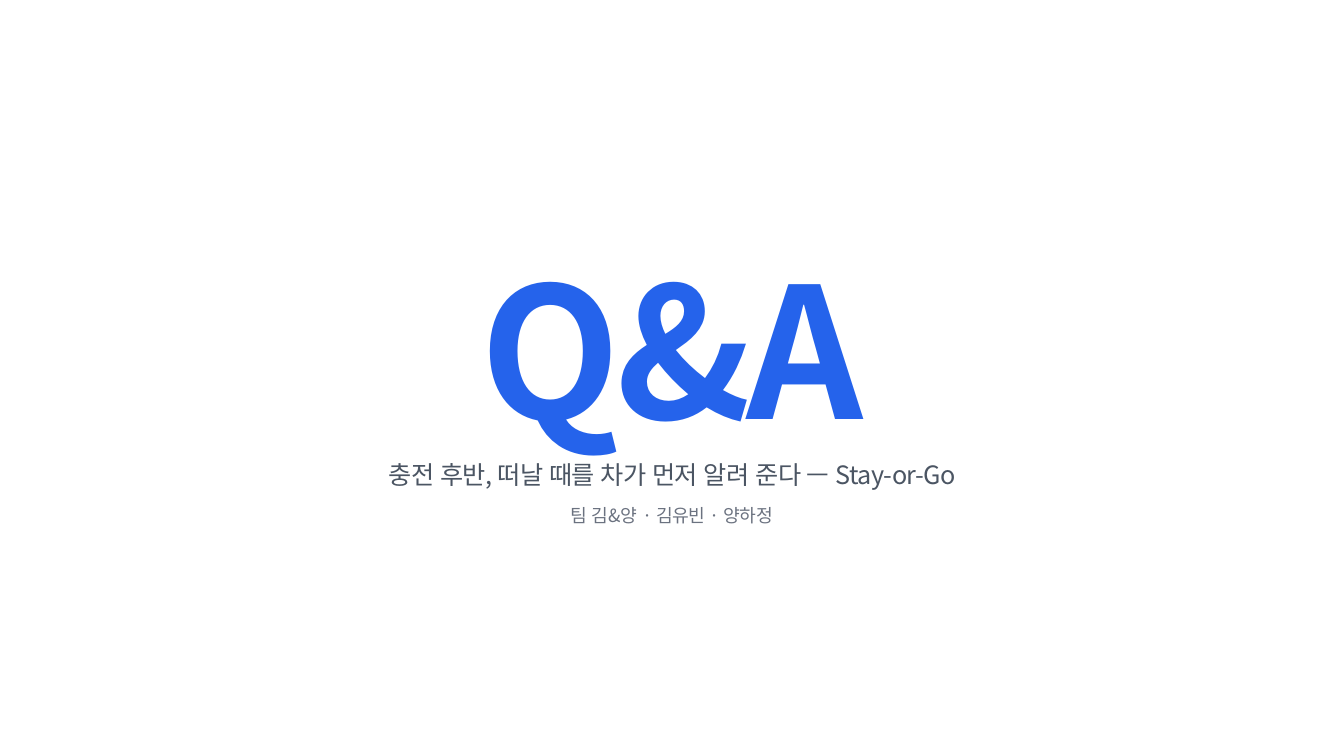
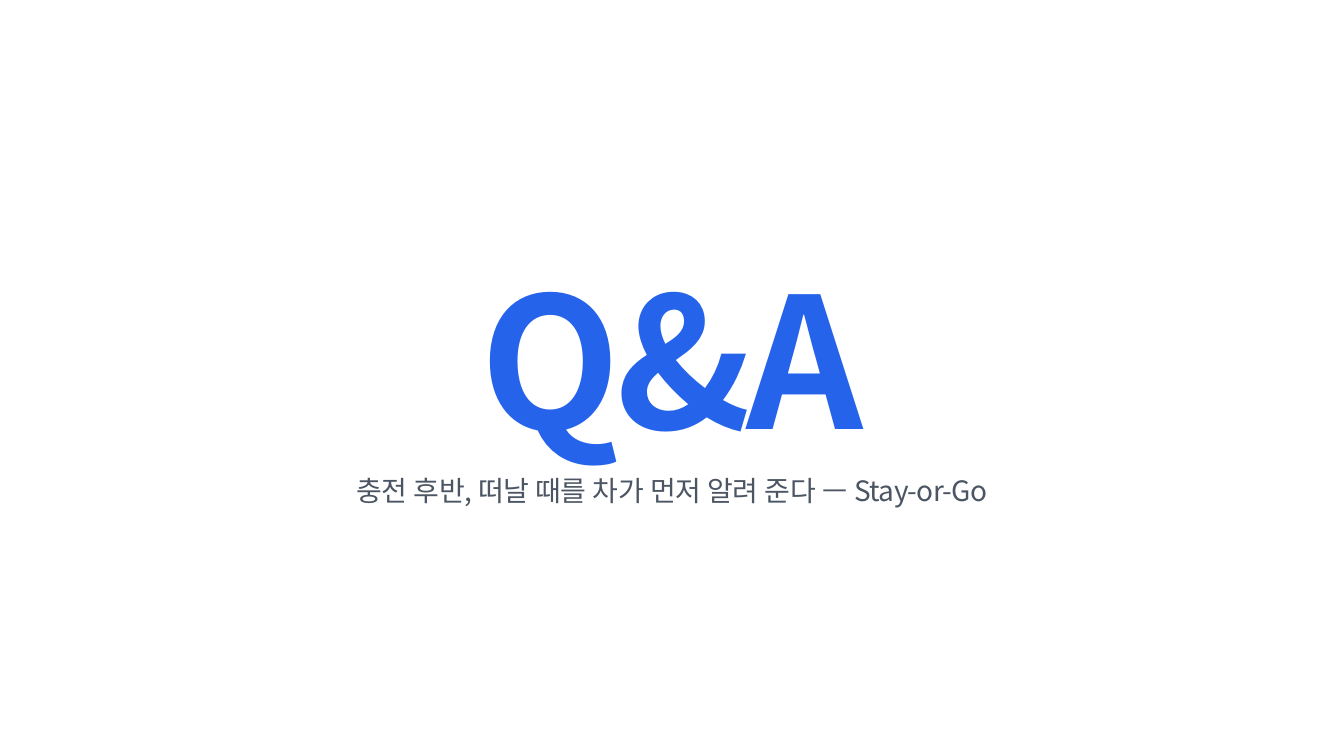
Before and after one commit to NL-Hackerton/Hyundai-Car-App-Challenge-2026, a slide deck: slide 14 of pt/대학생_김&양_Stay-or-Go.pptx. Drawn at 1344x756 pixels with LibreOffice and Linux fonts; fonts in the diff are those of the drawing; background and template pictures are left out. Boxes give left, top, right and bottom in pixels: in the first picture for what was removed or moved away, otherwise in the second. Text is boxed around its words. In the diff, an @@ line names an element or a change of style, - is before the commit and + after.

```diff
--- a/pt/대학생_김&양_Stay-or-Go.pptx
+++ b/pt/대학생_김&양_Stay-or-Go.pptx
@@ text "Q&A" rewrapped from [481, 281, 863, 464] to [481, 291, 863, 466] @@
@@ text "충전 후반, 떠날 때를 차가 ...": place and size @@
-text "충전 후반, 떠날 때를 차가 ..." at [389, 463, 955, 490]
+text "충전 후반, 떠날 때를 차가 ..." at [357, 477, 988, 508]
@@ text "충전 후반, 떠날 때를 차가 ..." at [357, 477, 988, 508]: size 18 to 20 pt @@
@@ text removed at [571, 507, 773, 524] @@
-팀 김&양 · 김유빈 · 양하정
```
Also in this commit, not shown: 13 other slides changed, 17 other files.
